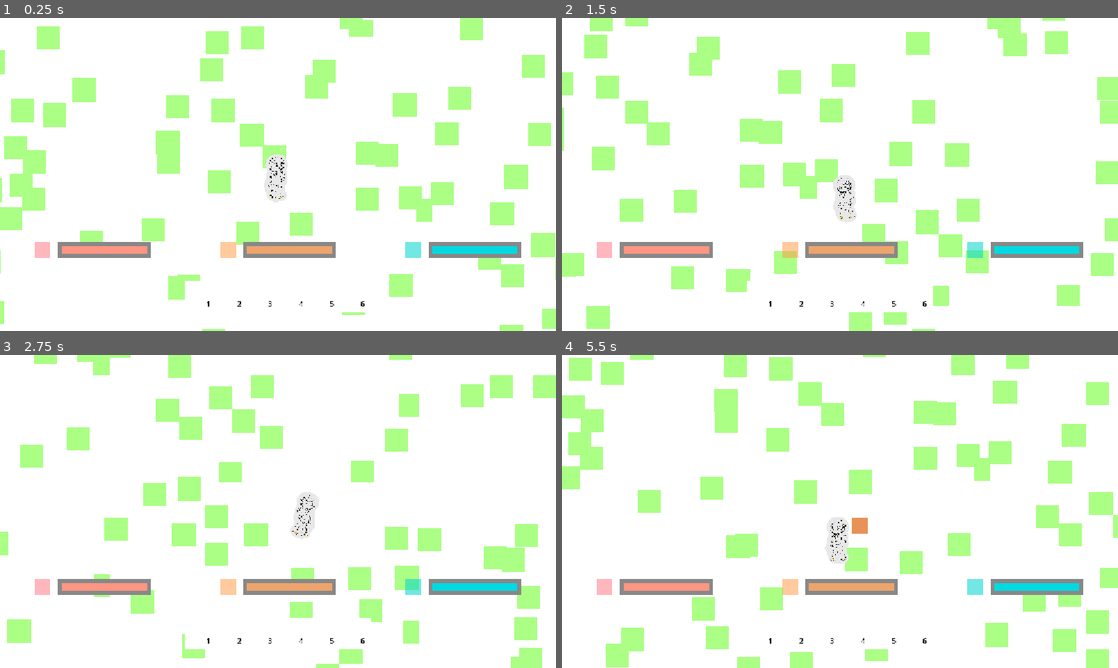
Above: before the commit, frames 1-4 (two rows, left to right).
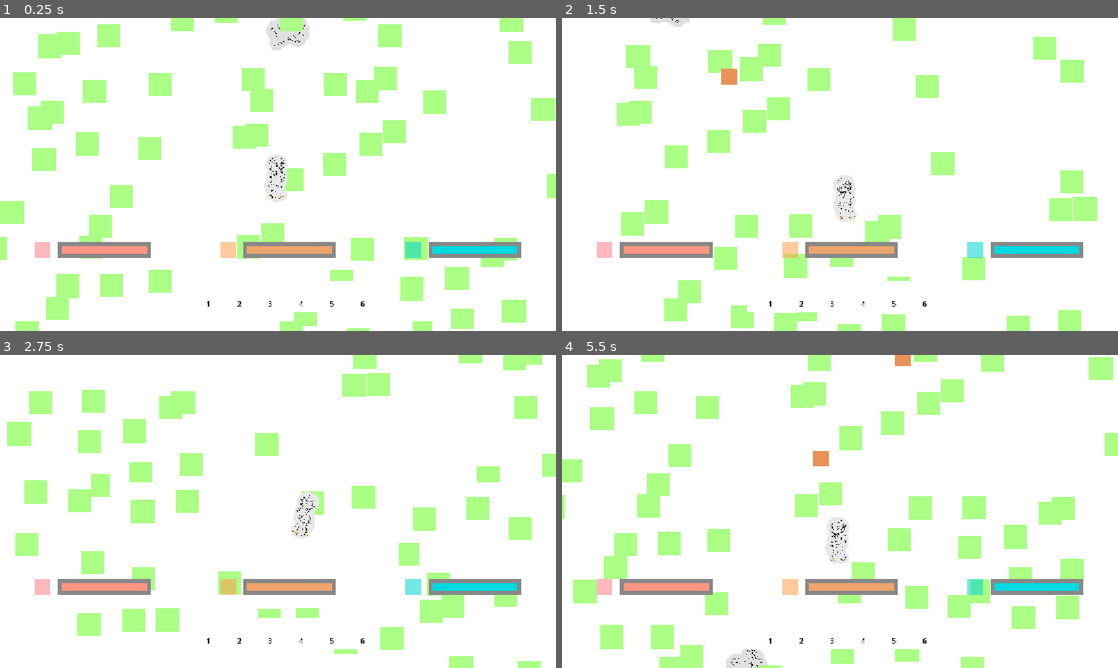
Above: after the commit, the same moments.

Repository: Duckwastakon/brackeysJam
Game: Godot game, scene res://map/map.tscn
Two runs of this game, one before a commit and one after it. Both use one fixed random seed, a clock stepped at 60 frames per second and the inputs below. The project has no main scene, so this scene is started directly.
Inputs (mouse positions are in pixels of both pictures, inside the frame that each line leads up to):
- Up to frame 1 (0.25 s): no input
- Up to frame 2 (1.5 s): move the mouse to (962, 158) at 0.52 s; hold D (right) 0.53-1.28 s; tap 1 (1) at 0.6 s; click (962, 158) at 0.67 s; tap 2 (2) at 0.8, 1.35 s; move the mouse to (728, 190) at 1.27 s; hold S (down) from 1.28 s (still down)
- Up to frame 3 (2.75 s): tap 3 (3) at 1.55, 2.1 s; move the mouse to (333, 442) at 2.02 s; release S (down) at 2.03 s; hold D (right) from 2.03 s (still down); tap 4 (4) at 2.3 s
- Up to frame 4 (5.5 s): move the mouse to (812, 574) at 2.77 s; release D (right) at 2.78 s; hold W (up) 2.78-3.53 s; tap 4 (4) at 2.85 s; click (812, 574) at 2.92 s; tap 5 (5) at 3.05, 3.6 s; move the mouse to (1006, 558) at 3.52 s; hold A (left) 3.53-5.03 s; tap 6 (6) at 3.8, 4.35 s; move the mouse to (673, 464) at 4.27 s; tap Q (q) at 4.55, 5.1 s; move the mouse to (867, 511) at 5.02 s; hold S (down) from 5.03 s (still down); click (867, 511) at 5.17 s; tap 1 (1) at 5.3 s

The runs differ from the first frame. In frame 1, 23% of the frame differs, in the area x 0-100%, y 0-100%; in frame 2, 21%; in frame 3, 22%; in frame 4, 24%.
Error in both runs: Invalid access to property or key 'damage' on a base object of type 'Area2D'. (res://player/attacking_controller.gd:38)

Commit message:
animals are there but dont move

Diff:
--- a/map/map.gd
+++ b/map/map.gd
@@ -3,16 +3,30 @@
 @onready var tile = $background/tile
 @onready var rec = $resource
 @onready var player = $player
+@onready var marker = $background/Marker
+@onready var rabbit = $animals/Rabbit
+@onready var deer = $animals/deer
+@onready var fox = $animals/fox
+@onready var bear = $animals/bear
 
 const chunkSE := 640
 const tileS := 64
 const TilesRow := 10
 const rchance := 0.25
+var current_animal
 
 var chunks := {}
 var current_chunk_coord := Vector2i.ZERO
 
+var animal_weights = {}
+
 func _ready() -> void:
+	animal_weights = {
+		rabbit: 60,
+		deer: 20,
+		fox: 15,
+		bear: 5
+	}
 	generate_chunk(Vector2i.ZERO)
 	_update_chunks()
 
@@ -31,6 +45,7 @@
 			generate_chunk(current_chunk_coord + Vector2i(dx, dy))
 
 func generate_chunk(coord: Vector2i) -> void:
+
 	if chunks.has(coord):
 		return
 	var origin = Vector2(coord.x * chunkSE, coord.y * chunkSE)
@@ -55,3 +70,24 @@
 			var new_rec = rec.duplicate()
 			add_child(new_rec)
 			new_rec.position = t.global_position + Vector2(randi_range(1, tileS), randi_range(1, tileS))
+		if randf() < 1.0/200:
+			var newMarker = marker.duplicate()
+			add_child(newMarker)
+			newMarker.position = t.global_position + Vector2(randi_range(1, tileS), randi_range(1, tileS))
+			generate_animal(newMarker.position)
+
+func generate_animal(spawn_position: Vector2) -> void:
+	var total_weight = 0
+	for weight in animal_weights.values():
+		total_weight += weight
+
+	var roll = randf() * total_weight
+	var cumulative = 0.0
+
+	for animal_template in animal_weights.keys():
+		cumulative += animal_weights[animal_template]
+		if roll < cumulative:
+			var new_animal = animal_template.duplicate()
+			new_animal.position = spawn_position
+			add_child(new_animal)
+			return
--- a/map/map.tscn
+++ b/map/map.tscn
@@ -3,6 +3,10 @@
 [ext_resource type="Script" uid="uid://l5vtpm1y7iq4" path="res://map/map.gd" id="1_2c7f8"]
 [ext_resource type="PackedScene" uid="uid://bu0pmkhglv6yv" path="res://resources/resource.tscn" id="2_d5eay"]
 [ext_resource type="PackedScene" uid="uid://ug4iwky8f33o" path="res://player/player.tscn" id="3_v01jy"]
+[ext_resource type="PackedScene" uid="uid://cwmvg7l3ycbpd" path="res://animals/scene/bear.tscn" id="4_5jdw0"]
+[ext_resource type="PackedScene" uid="uid://36aywxoprrye" path="res://animals/scene/deer.tscn" id="5_kxmgb"]
+[ext_resource type="PackedScene" uid="uid://d3ob1g7bmwj20" path="res://animals/scene/fox.tscn" id="6_e8e5r"]
+[ext_resource type="PackedScene" uid="uid://u3wfgyfa0qyk" path="res://animals/scene/rabbit.tscn" id="7_112ik"]
 
 [sub_resource type="RectangleShape2D" id="RectangleShape2D_v01jy"]
 size = Vector2(640, 640)
@@ -91,6 +95,9 @@
 offset_right = 64.0
 offset_bottom = 64.0
 
+[node name="Marker" type="Marker2D" parent="background" unique_id=1253932736]
+position = Vector2(319, 108)
+
 [node name="resource" parent="." unique_id=554154062 instance=ExtResource("2_d5eay")]
 position = Vector2(32, 32)
 scale = Vector2(0.5, 0.5)
@@ -98,13 +105,15 @@
 [node name="player" parent="." unique_id=1107822596 instance=ExtResource("3_v01jy")]
 position = Vector2(320, 320)
 
+[node name="animals" type="Node2D" parent="." unique_id=1098914366]
+
+[node name="bear" parent="animals" unique_id=1522132298 instance=ExtResource("4_5jdw0")]
+
+[node name="deer" parent="animals" unique_id=1165020948 instance=ExtResource("5_kxmgb")]
+
+[node name="fox" parent="animals" unique_id=937449899 instance=ExtResource("6_e8e5r")]
+
+[node name="Rabbit" parent="animals" unique_id=1403473603 instance=ExtResource("7_112ik")]
+
 [connection signal="body_entered" from="background/body" to="." method="_on_body_body_entered"]
 [connection signal="body_exited" from="background/load" to="." method="_on_load_body_exited"]
-[connection signal="body_entered" from="background/one" to="." method="_on_direction_entered" binds= [Vector2i(-1, -1)]]
-[connection signal="body_entered" from="background/two" to="." method="_on_direction_entered" binds= [Vector2i(0, -1)]]
-[connection signal="body_entered" from="background/three" to="." method="_on_direction_entered" binds= [Vector2i(1, -1)]]
-[connection signal="body_entered" from="background/four" to="." method="_on_direction_entered" binds= [Vector2i(-1, 1)]]
-[connection signal="body_entered" from="background/five" to="." method="_on_direction_entered" binds= [Vector2i(0, 1)]]
-[connection signal="body_entered" from="background/six" to="." method="_on_direction_entered" binds= [Vector2i(1, 1)]]
-[connection signal="body_entered" from="background/seven" to="." method="_on_direction_entered" binds= [Vector2i(-1, 0)]]
-[connection signal="body_entered" from="background/eight" to="." method="_on_direction_entered" binds= [Vector2i(1, 0)]]
